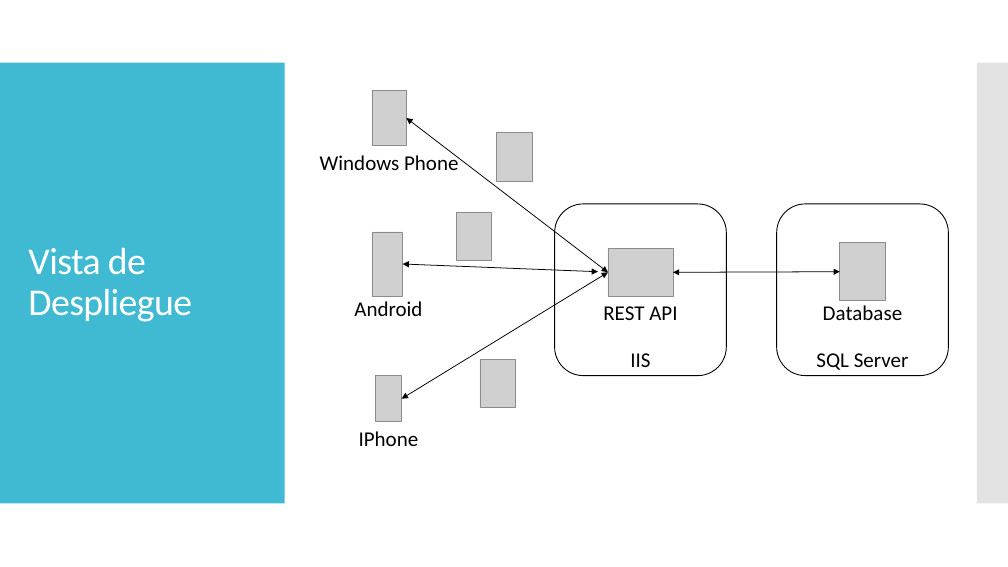
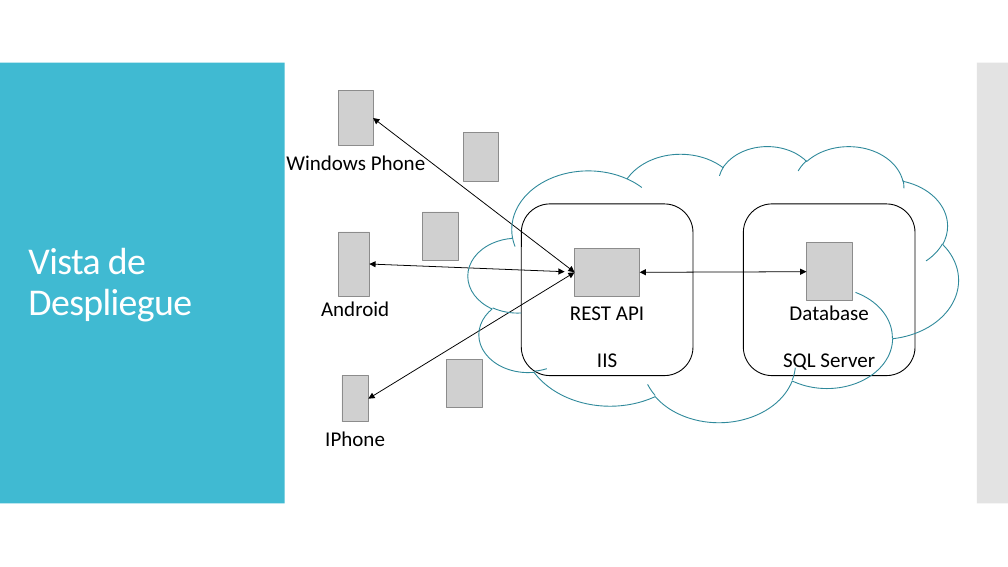
Before and after one commit to dschenkelman/taller-proyectos, a slide deck: slide 7 of Assets/PresentacionTecnica.pptx (slide 6 before the commit). Drawn at 1008x567 pixels with LibreOffice and Linux fonts; fonts in the diff are those of the drawing; grey boxes stand for pictures. Boxes give left, top, right and bottom in pixels: in the first picture for what was removed or moved away, otherwise in the second. Text is boxed around its words. In the diff, an @@ line names an element or a change of style, - is before the commit and + after.

```diff
--- a/Assets/PresentacionTecnica.pptx
+++ b/Assets/PresentacionTecnica.pptx
@@ 8 pictures, 7 texts, 4 double arrows, 2 rounded rectangles: place and size @@
-8 pictures, 7 texts, 4 double arrows, 2 rounded rectangles at <box>320,91,948,446</box>
+8 pictures, 7 texts, 4 double arrows, 2 rounded rectangles at <box>286,91,915,446</box>
@@ cloud added at <box>468,146,958,422</box>, outline #2F8A9B 0.85 pt @@
```
Also in this commit, not shown: 2 other slides changed, 2 slides added, 1 other file.
